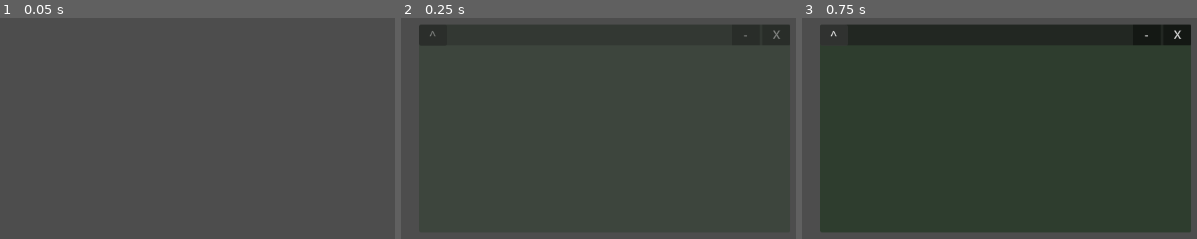
Above: before the commit, frames 1-3 (left to right).
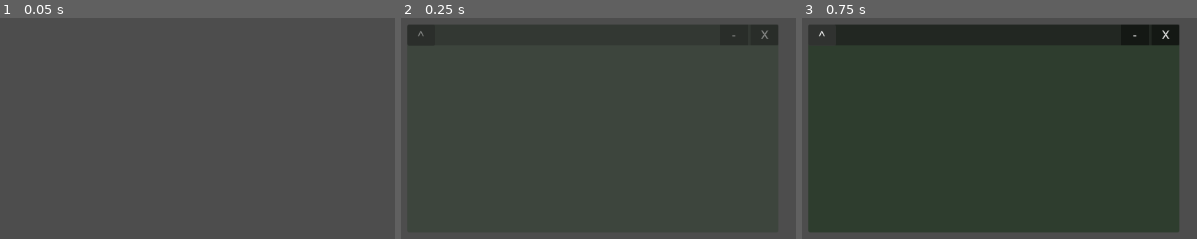
Above: after the commit, the same moments.

Repository: popcar2/GodotOS
Game: Godot game, scene res://Scenes/Window/File Manager/file_manager_window.tscn
Same seed, same stepped clock (60 frames per second), same inputs: the game is played once before the commit and once after it. This scene is started directly instead of the project's main scene.
Inputs:
- Up to frame 1 (0.05 s): no input
- Up to frame 2 (0.25 s): no input
- Up to frame 3 (0.75 s): click "^" at 0.5 s

Frame 1 is identical in both runs. In frame 2, 0.6% of the frame differs, in the area x 1-99%, y 3-13%; in frame 3, 5.4%, in the area x 1-99%, y 3-97%.

Commit message:
Generalize folder instantiation in file manager

Diff:
--- a/Scenes/Window/File Manager/file_manager_window.gd
+++ b/Scenes/Window/File Manager/file_manager_window.gd
@@ -13,7 +13,7 @@
 		file_path = folder_path
 
 	for child in get_children():
-		if child is Control:
+		if child is FakeFolder:
 			child.queue_free()
 
 	populate_window()
@@ -23,29 +23,25 @@
 
 func populate_window():
 	for folder_name in DirAccess.get_directories_at("user://files/%s" % file_path):
-		var folder: Control = load("res://Scenes/Desktop/folder.tscn").instantiate()
-		folder.folder_name = folder_name
-		folder.folder_path = "%s/%s" % [file_path, folder_name]
-		add_child(folder)
+		instantiate_file(folder_name, "%s/%s" % [file_path, folder_name], FakeFolder.file_type_enum.FOLDER)
 
 	for file_name: String in DirAccess.get_files_at("user://files/%s" % file_path):
 		if file_name.ends_with(".txt"):
-			var folder: FakeFolder = load("res://Scenes/Desktop/folder.tscn").instantiate()
-			folder.folder_name = file_name
-			folder.folder_path = file_path
-			folder.file_type = FakeFolder.file_type_enum.TEXT_FILE
-			add_child(folder)
+			instantiate_file(file_name, file_path, FakeFolder.file_type_enum.TEXT_FILE)
 		elif file_name.ends_with(".png") or file_name.ends_with(".jpg") or file_name.ends_with(".jpeg")\
 		or file_name.ends_with(".webp"):
-			var folder: FakeFolder = load("res://Scenes/Desktop/folder.tscn").instantiate()
-			folder.folder_name = file_name
-			folder.folder_path = file_path
-			folder.file_type = FakeFolder.file_type_enum.IMAGE
-			add_child(folder)
+			instantiate_file(file_name, file_path, FakeFolder.file_type_enum.IMAGE)
 
 	await get_tree().process_frame
 	await get_tree().process_frame # TODO fix whatever's causing a race condition :/
 	update_positions()
+
+func instantiate_file(file_name: String, file_path: String, file_type: FakeFolder.file_type_enum):
+	var folder: FakeFolder = load("res://Scenes/Desktop/folder.tscn").instantiate()
+	folder.folder_name = file_name
+	folder.folder_path = file_path
+	folder.file_type = file_type
+	add_child(folder)
 
 func new_folder():
 	var new_folder_path: String = "user://files/%s/New Folder" % file_path
--- a/Scenes/Window/File Manager/file_manager_window.tscn
+++ b/Scenes/Window/File Manager/file_manager_window.tscn
@@ -18,7 +18,8 @@
 corner_detail = 5
 
 [node name="Window" instance=ExtResource("1_xona8")]
-offset_right = 285.0
+offset_left = -267.5
+offset_right = 267.5
 theme = SubResource("Theme_nruh0")
 theme_override_styles/panel = SubResource("StyleBoxFlat_8j66m")
 
